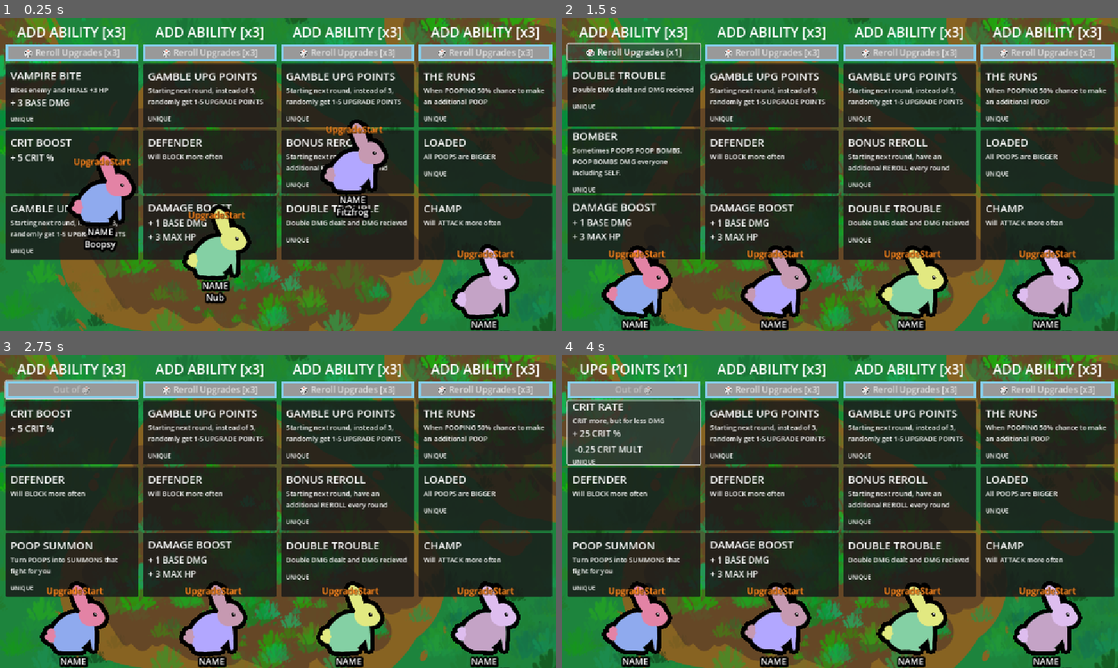
Above: before the commit, frames 1-4 (two rows, left to right).
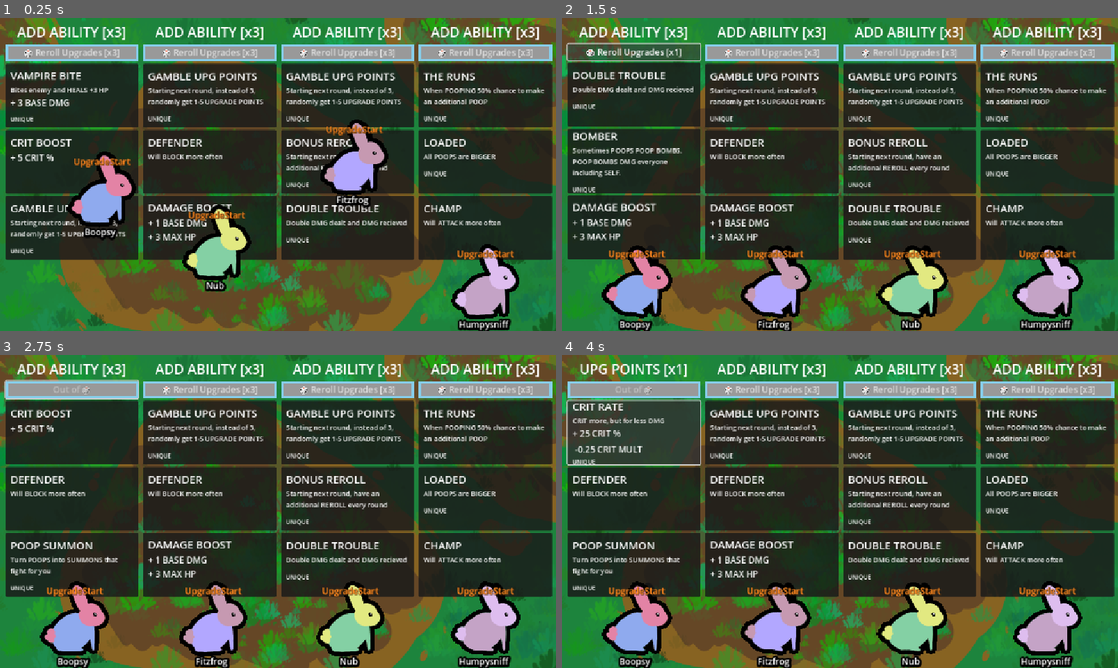
Above: after the commit, the same moments.

Repository: Galitie/tm2
Game: Godot game, scene res://test_scene.tscn
The game is run twice, just before and just after one commit, with the same random seed, the same clock (stepped at 60 frames per second) and the same inputs.
Inputs (mouse positions are in pixels of both pictures, inside the frame that each line leads up to):
- Up to frame 1 (0.25 s): no input
- Up to frame 2 (1.5 s): click "🎲 Reroll Upgrades [x3]" at 0.5 s; click "🎲 Reroll Upgrades [x2]" at 1.25 s
- Up to frame 3 (2.75 s): click "🎲 Reroll Upgrades [x1]" at 2 s
- Up to frame 4 (4 s): click (634, 433) at 2.77 s; click (634, 433) at 3.52 s

The runs differ from the first frame. In frame 1, 1.2% of the frame differs, in the area x 15-92%, y 56-100%; in frame 2, 0.7%; in frame 3, 0.7%; in frame 4, 0.7%.

Commit message:
Moved name around for upgrade or fight mode

Diff:
--- a/monster.gd
+++ b/monster.gd
@@ -212,15 +212,17 @@
 		name_parts.append(end_name_suffixes[randi() % end_name_suffixes.size()])
 	var whole_name: String =  " ".join(name_parts)
 	$Name.text = whole_name
+	$NameUpgrade.text = whole_name
 	mon_name = whole_name
 
 func move_name_upgrade():
-	pass
+	$NameUpgrade.visible = true
+	$Name.visible = false
 
 
 func move_name_fight():
-	pass
-
+	$NameUpgrade.visible = false
+	$Name.visible = true
 
 
 func toggle_collisions(is_enabled: bool):
Not shown: 1 places in default_bus_layout.tres that only renumber resources
